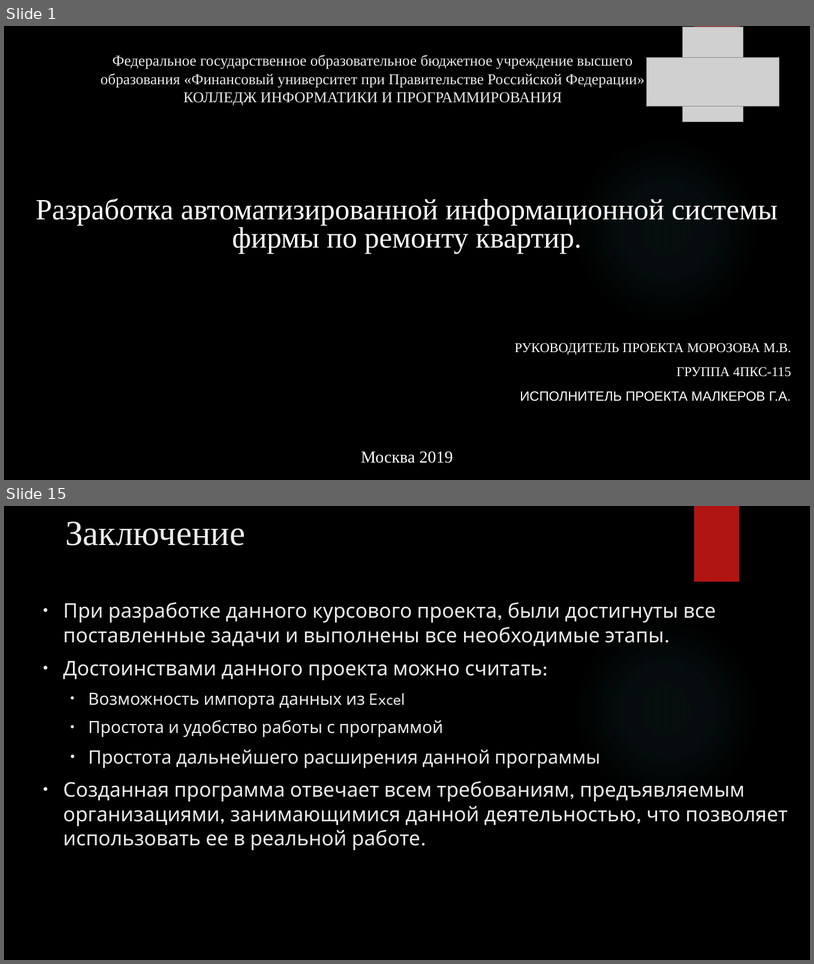
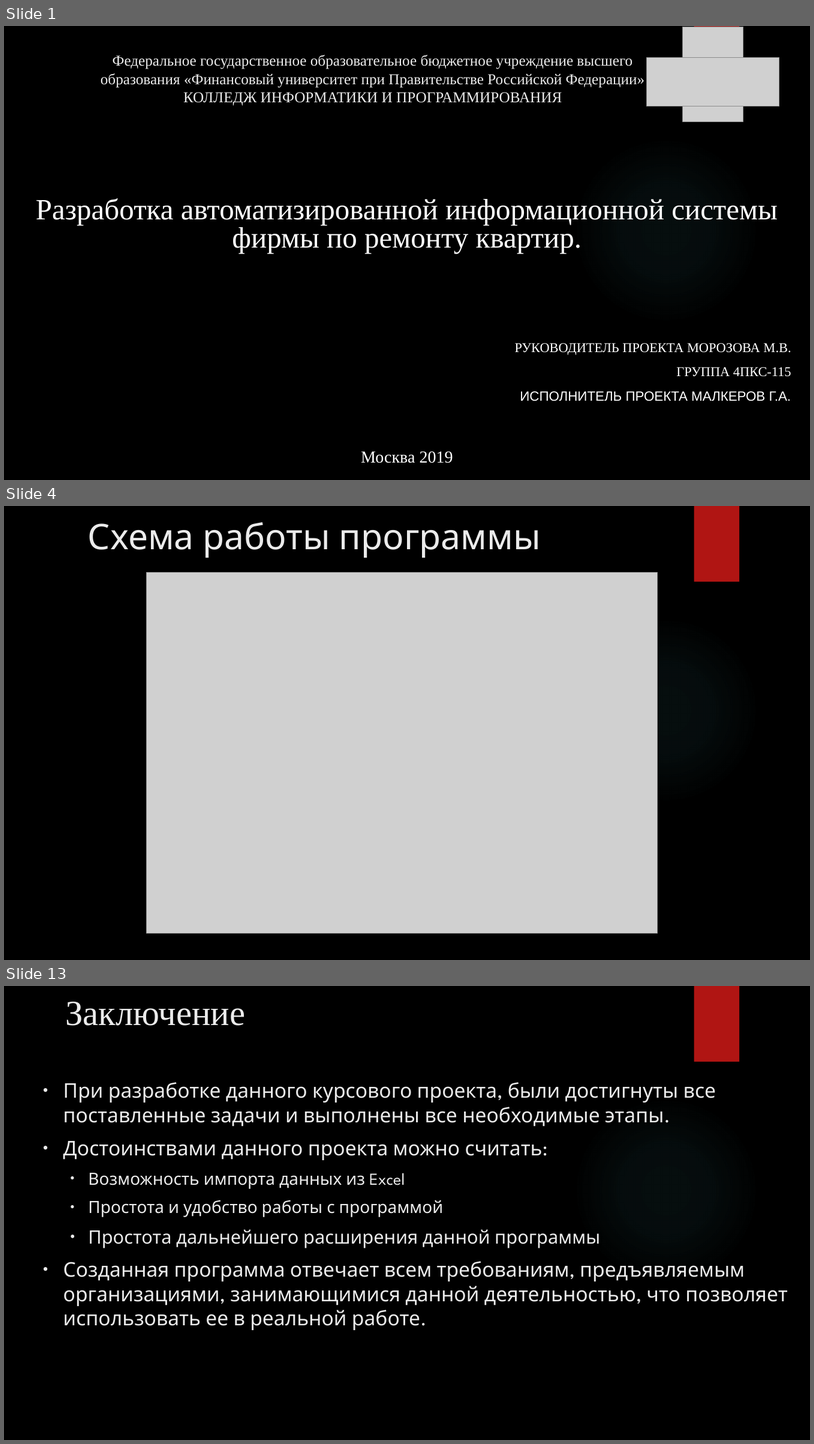
Before and after one commit to GENDOSMAL/Diplom, a slide deck: Documentation/Презентация к защите.pptx. Shown one above the other, each under a label of ours: slides 1 and 15 before the commit, slides 1, 4 and 13 after it; the slides between them are not shown. The pictures are 814x964 and 814x1444 pixels, drawn with LibreOffice and Linux fonts; fonts in the diff are those of the drawing; grey boxes stand for pictures; background and template pictures are left out. Boxes give left, top, right and bottom in pixels: in the first picture for what was removed or moved away, otherwise in the second. Text is boxed around its words. In the diff, an @@ line names an element or a change of style, - is before the commit and + after.

```diff
--- a/Documentation/Презентация к защите.pptx
+++ b/Documentation/Презентация к защите.pptx
@@ slide 4 added at <box>4,506,810,960</box>, background picture (left out); not listed: 2 template elements that a slide beside it also shows @@
@@ title added at <box>88,522,541,558</box>, 42 pt, text #EBEBEB @@
+Схема работы программы
@@ picture added at <box>146,573,658,933</box> @@
@@ what was slide 15 is now slide 13 @@
```
Also in this commit, not shown: 9 slides changed, 1 other slide added, 4 slides removed, 7 other files.
